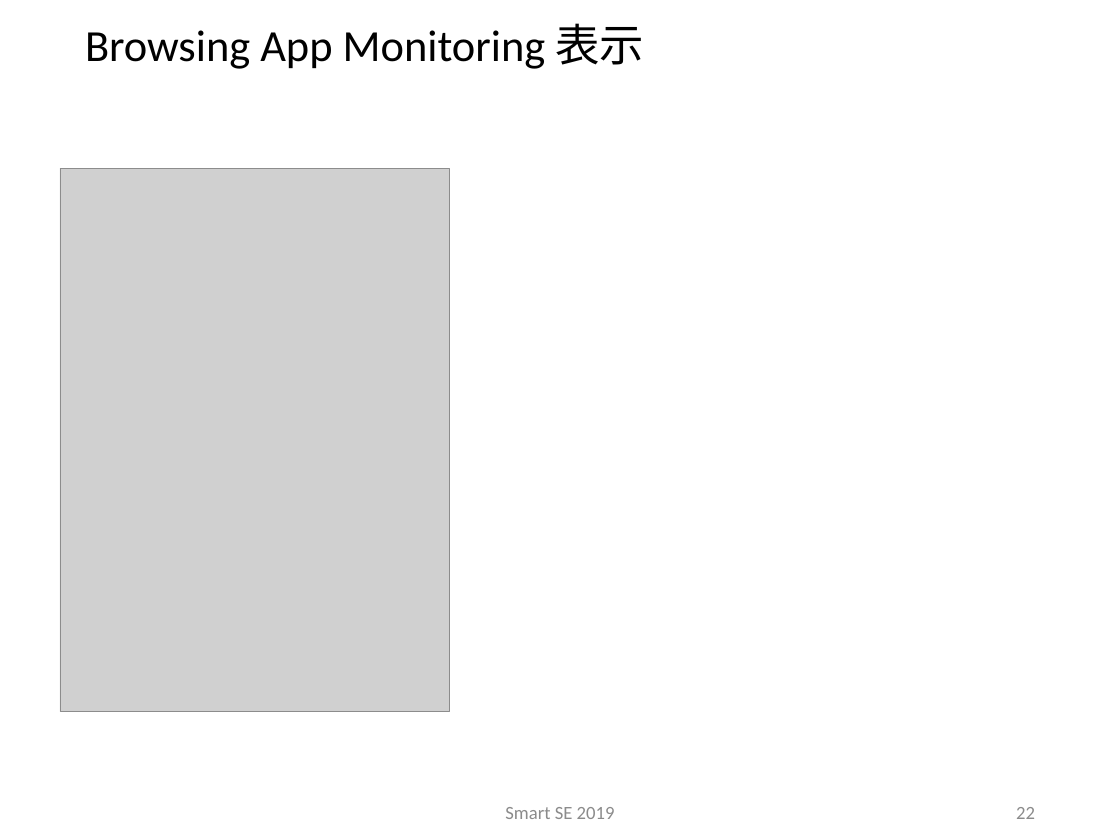
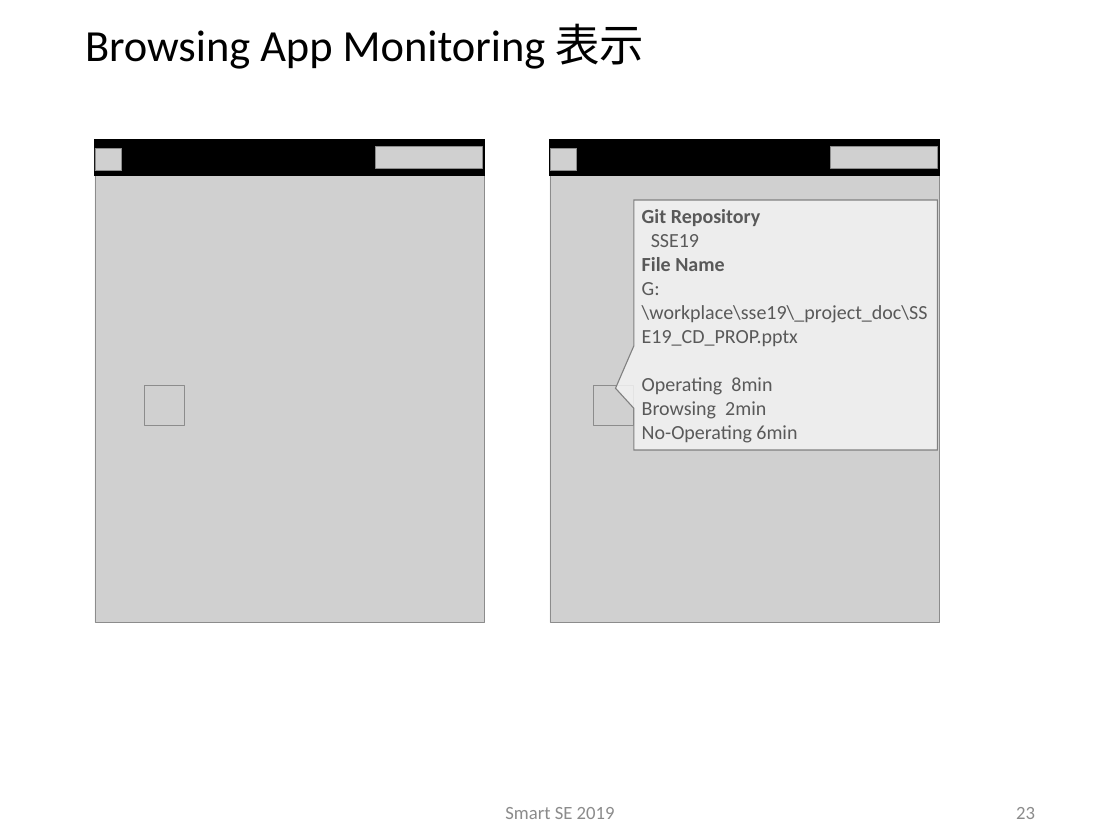
Before and after one commit to sakai-memoru/smartse19, a slide deck: slide 23 of _project_docs/SSE19_SPP.pptx (slide 22 before the commit). Drawn at 1120x840 pixels with LibreOffice and Linux fonts; fonts in the diff are those of the drawing; grey boxes stand for pictures; background and template pictures are left out. Boxes give left, top, right and bottom in pixels: in the first picture for what was removed or moved away, otherwise in the second. Text is boxed around its words. In the diff, an @@ line names an element or a change of style, - is before the commit and + after.

```diff
--- a/_project_docs/SSE19_SPP.pptx
+++ b/_project_docs/SSE19_SPP.pptx
@@ rectangle added at box(95, 140, 484, 175), fill #000000, outline #000000 1 pt @@
@@ picture added at box(95, 149, 122, 171) @@
@@ picture added at box(376, 146, 482, 168) @@
@@ rectangle added at box(550, 140, 939, 175), fill #000000, outline #000000 1 pt @@
@@ picture added at box(550, 149, 577, 171) @@
@@ picture added at box(830, 146, 937, 168) @@
@@ picture: place and size @@
-picture at box(60, 168, 450, 711)
+picture at box(95, 175, 484, 622)
@@ picture added at box(550, 175, 939, 622) @@
@@ speech box added at box(634, 200, 937, 450), fill #F2F2F2 at 86% opacity, outline #808080 1 pt, 18 pt, text #595959 @@
+Git Repository
+SSE19
+File Name
+G:\workplace\sse19\_project_doc\SSE19_CD_PROP.pptx
+Operating 8min
+Browsing 2min
+No-Operating 6min
@@ picture added at box(145, 385, 185, 425) @@
@@ picture added at box(594, 385, 634, 425) @@
@@ page number at box(1016, 807, 1035, 819): text changed @@
-22
+23
```
Also in this commit, not shown: 3 other slides changed, 2 slides added, 5 other files.
